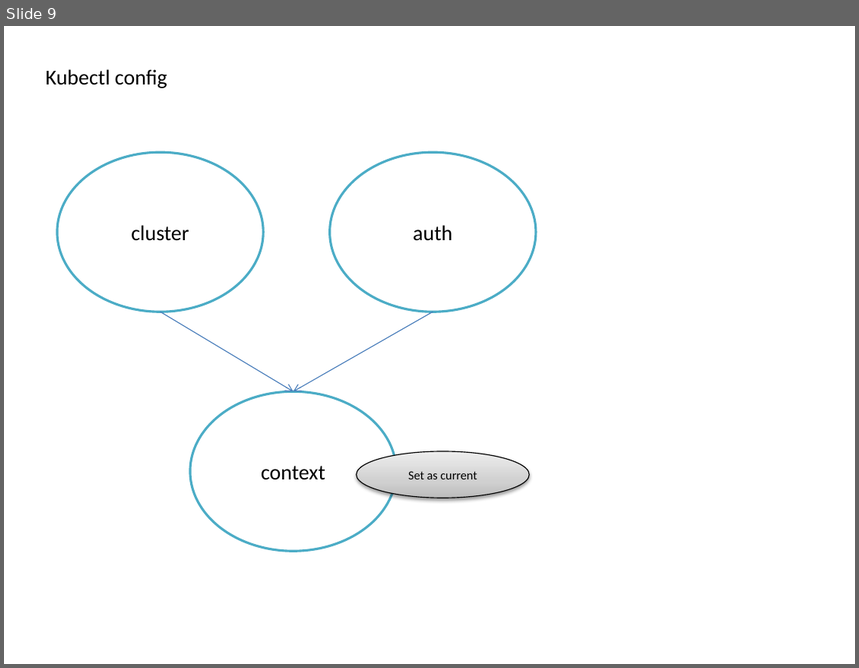
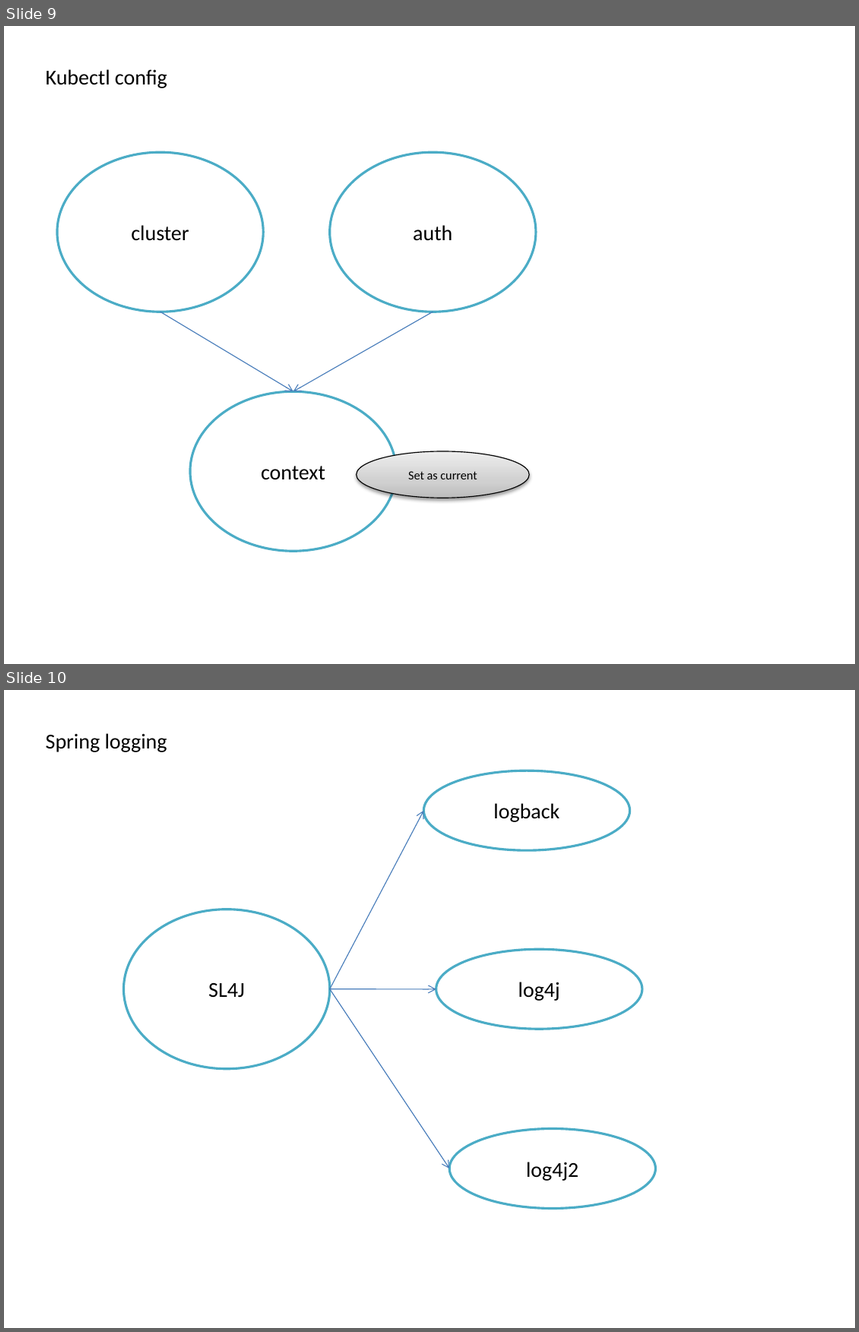
Before and after one commit to kapilraina/kolkata2020labs, a slide deck: Lab-Designs.pptx. Shown one above the other, each under a label of ours: slide 9 before the commit, slides 9 and 10 after it. The pictures are 859x668 and 859x1332 pixels, drawn with LibreOffice and Linux fonts; fonts in the diff are those of the drawing. Boxes give left, top, right and bottom in pixels: in the first picture for what was removed or moved away, otherwise in the second. Text is boxed around its words. In the diff, an @@ line names an element or a change of style, - is before the commit and + after.

```diff
--- a/Lab-Designs.pptx
+++ b/Lab-Designs.pptx
@@ slide 10 added at [4, 690, 855, 1328], background #FFFFFF @@
@@ text added at [46, 733, 167, 752], 18 pt, text #000000 @@
+Spring logging
@@ ellipse added at [424, 771, 629, 851], fill #FFFFFF, outline #4BACC6 2 pt, 18 pt, text #000000 @@
+logback
@@ arrow added from (330, 989) to (424, 811), #4B7EBC 0.75 pt @@
@@ ellipse added at [124, 910, 330, 1070], fill #FFFFFF, outline #4BACC6 2 pt, 18 pt, text #000000 @@
+SL4J
@@ ellipse added at [436, 950, 642, 1030], fill #FFFFFF, outline #4BACC6 2 pt, 18 pt, text #000000 @@
+log4j
@@ arrow added from (330, 989) to (436, 989), #4B7EBC 0.75 pt @@
@@ arrow added from (330, 989) to (449, 1170), #4B7EBC 0.75 pt @@
@@ ellipse added at [449, 1129, 655, 1209], fill #FFFFFF, outline #4BACC6 2 pt, 18 pt, text #000000 @@
+log4j2
```
Also in this commit, not shown: 1 other slide added, 2 other files.
